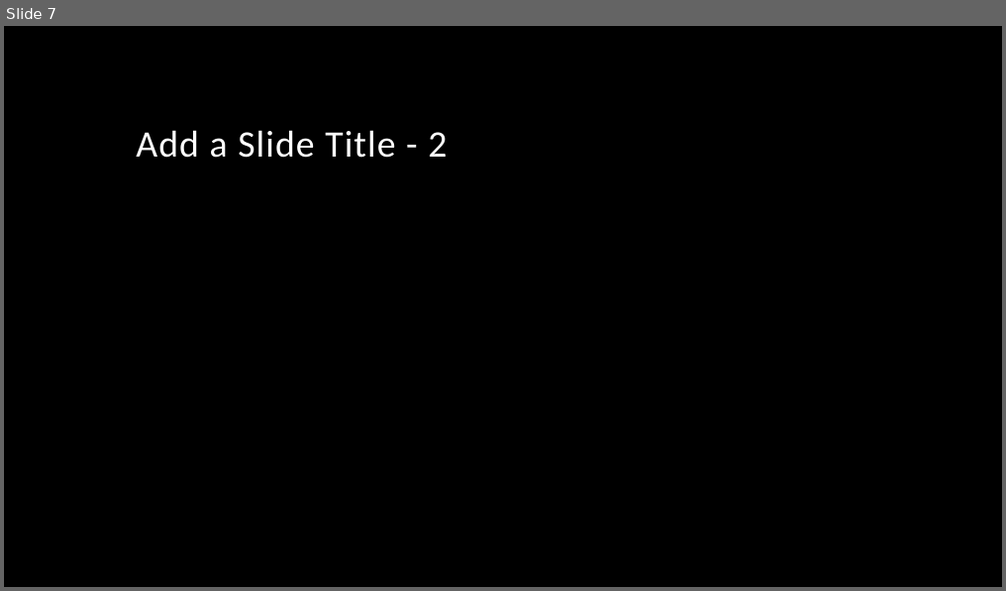
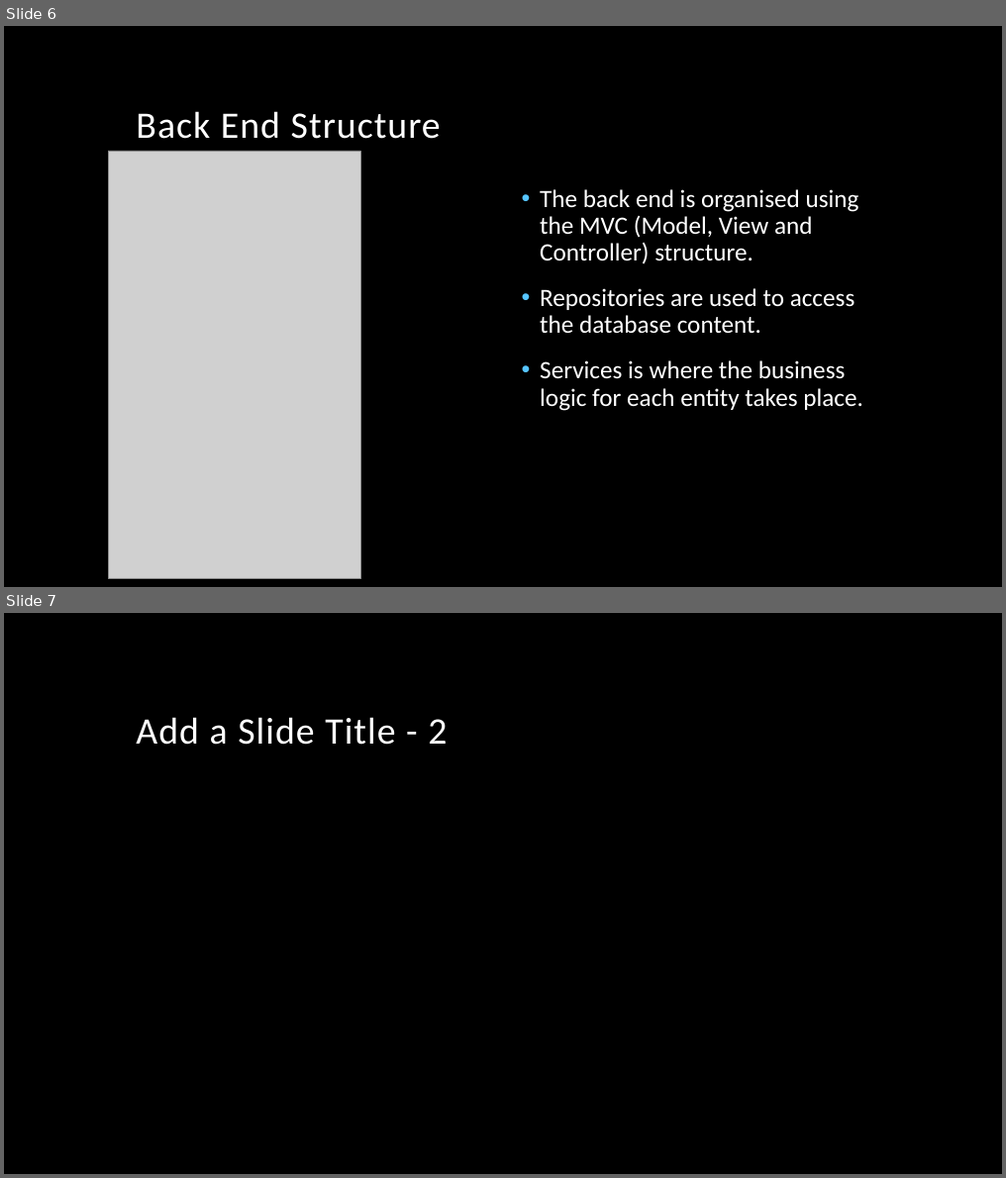
Before and after one commit to Nosente/OnlineShoppingProject, a slide deck: Online Shopping Project.pptx. Shown one above the other, each under a label of ours: slide 7 before the commit, slides 6 and 7 after it. The pictures are 1006x591 and 1006x1178 pixels, drawn with LibreOffice and Linux fonts; fonts in the diff are those of the drawing; grey boxes stand for pictures; background and template pictures are left out. Boxes give left, top, right and bottom in pixels: in the first picture for what was removed or moved away, otherwise in the second. Text is boxed around its words. In the diff, an @@ line names an element or a change of style, - is before the commit and + after.

```diff
--- a/Online Shopping Project.pptx
+++ b/Online Shopping Project.pptx
@@ slide 6 added at (x1=4, y1=26, x2=1002, y2=587), background picture (left out) @@
@@ title added at (x1=136, y1=111, x2=441, y2=139), 36 pt, text #FFFFFF @@
+Back End Structure
@@ picture added at (x1=108, y1=151, x2=361, y2=579) @@
@@ text added at (x1=540, y1=189, x2=863, y2=411), 24 pt, text #FFFFFF @@
+• The back end is organised using the MVC (Model, View and Controller) structure.
+• Repositories are used to access the database content.
+• Services is where the business logic for each entity takes place.
```
Also in this commit, not shown: 1 slide changed, 1 other slide added, 2 slides removed.
